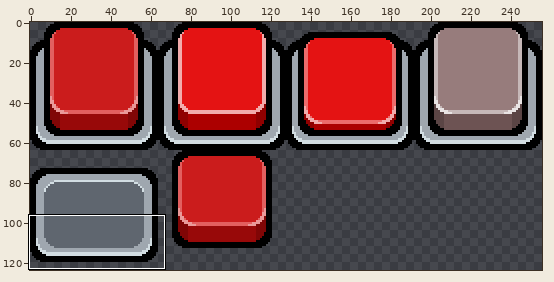
One commit to this pixel-art file: ui/theme/theme.aseprite. The picture above shows the old version from afar; the outline marks the close-up.
Close-up. The starting point:
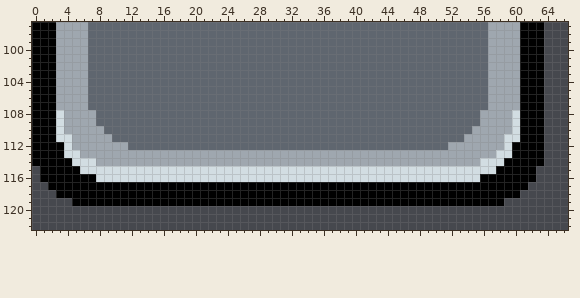
256x200 pixels, 1 frame. Shown: x 0..66, y 97..122. The wide view leaves out empty margins. The commit also changed other parts of the picture, which this record leaves out.
And afterwards:
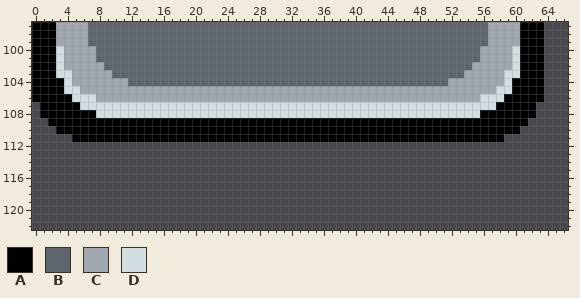
Palette (. is transparent): A #000000  B #5f666f  C #9fa7af  D #d2dde2
Diff:
Changed rows in their new state; - is an unchanged pixel.
Layer "Layer 1":
first column x 0:
100 ---D---C------------------------------------------------C---D---
101 ---D---C------------------------------------------------C---D---
102 ---D---CC----------------------------------------------CC---D---
103 ---DD--CCC--------------------------------------------CCC--DD---
104 ---AD--CCCCC----------------------------------------CCCCC--DA---
105 ---ADD-CCCCCCCCCCCCCCCCCCCCCCCCCCCCCCCCCCCCCCCCCCCCCCCCCC-DDA---
106 ---AADDDCCCCCCCCCCCCCCCCCCCCCCCCCCCCCCCCCCCCCCCCCCCCCCCCDDDAA---
107 .--AAADDDDDDDDDDDDDDDDDDDDDDDDDDDDDDDDDDDDDDDDDDDDDDDDDDDDAAA--.
108 .--AAAAADDDDDDDDDDDDDDDDDDDDDDDDDDDDDDDDDDDDDDDDDDDDDDDDAAAAA--.
109 ..-AAAAAAAAAAAAAAAAAAAAAAAAAAAAAAAAAAAAAAAAAAAAAAAAAAAAAAAAAA-..
110 ...AAAAAAAAAAAAAAAAAAAAAAAAAAAAAAAAAAAAAAAAAAAAAAAAAAAAAAAAAA...
111 .....AAAAAAAAAAAAAAAAAAAAAAAAAAAAAAAAAAAAAAAAAAAAAAAAAAAAAA.....
112 ................................................................
113 ................................................................
114 ................................................................
115 -..............................................................-
116 -..............................................................-
117 --............................................................--
118 ---..........................................................---
119 -----......................................................-----
Pixel boxes of the changes (left, top, right, bottom) in both close-ups:
changed: (32, 46, 544, 206)
